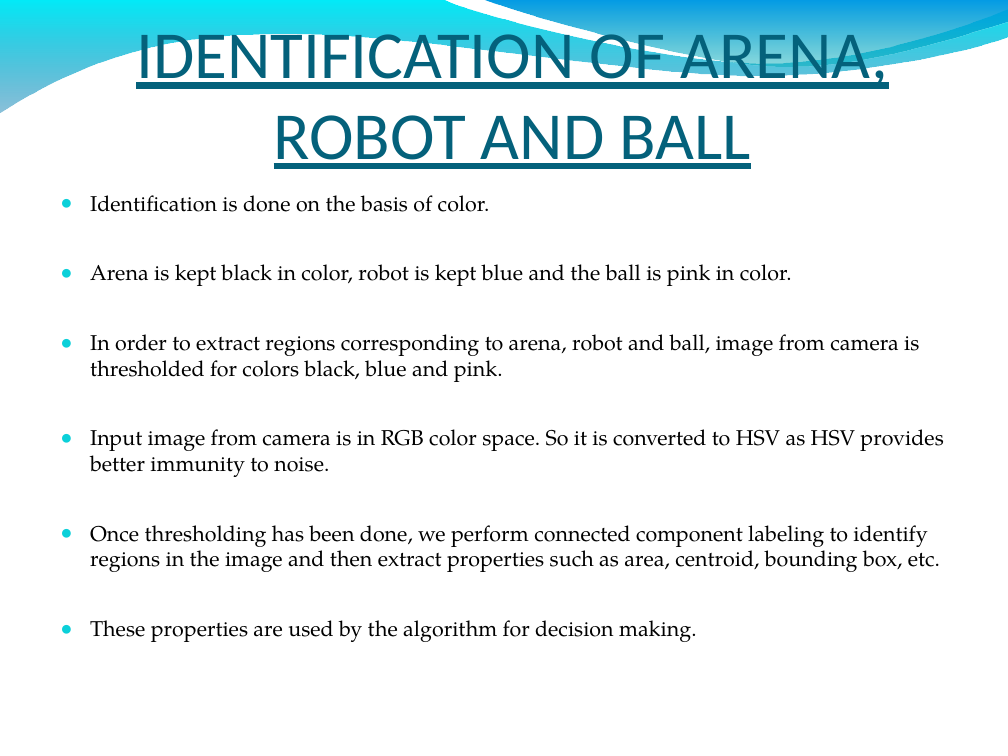
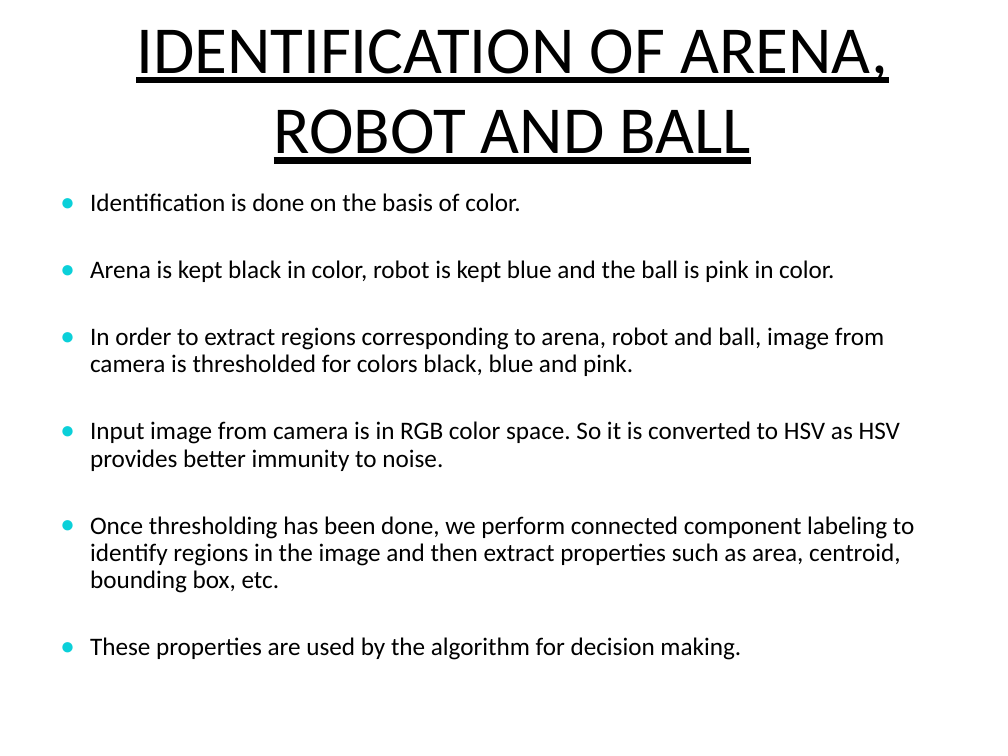
Before and after one commit to LuckySingh1/Autonomous-Soccer-Playing-Robot, a slide deck: slide 9 of Final_project_presentation.ppt. Drawn at 1008x756 pixels with LibreOffice and Linux fonts; fonts in the diff are those of the drawing; background and template pictures are left out. Boxes give left, top, right and bottom in pixels: in the first picture for what was removed or moved away, otherwise in the second. Text is boxed around its words. In the diff, an @@ line names an element or a change of style, - is before the commit and + after.

```diff
--- a/Final_project_presentation.ppt
+++ b/Final_project_presentation.ppt
@@ freeform shape removed at [0, 0, 1008, 114] @@
@@ title "IDENTIFICATION OF ARENA, ROBOT AND ..." at [136, 29, 887, 164]: text colour #04617B to #000000; vertical alignment bottom to middle @@
@@ freeform shape removed at [483, 0, 1008, 70] @@
@@ text "Identification is done on the ..." at [90, 193, 914, 660]: size 15.3 to 18 pt, font TeX Gyre Pagella to Calibri; line spacing 1 to 0.9; less space between paragraphs @@
```
Also in this commit, not shown: 15 other slides changed, 1 slide added, 1 slide removed.
